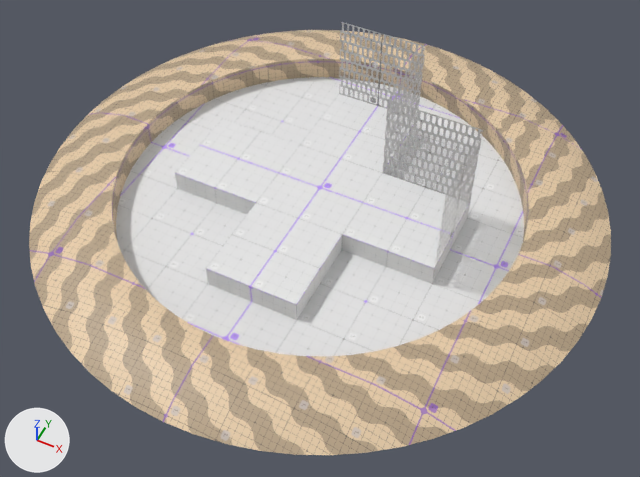
One commit to the Blender file Whitebox Startup.blend: the scene before it, then after it.
Camera for both pictures: a 50 mm camera at (5.98, -11.97, 13.34) aimed at (0.47, -0.95, -0.44). Every picture has the same lights, and +X, +Y and +Z are marked at lower left.

Objects in the first picture: 'Border', 'Floor'.
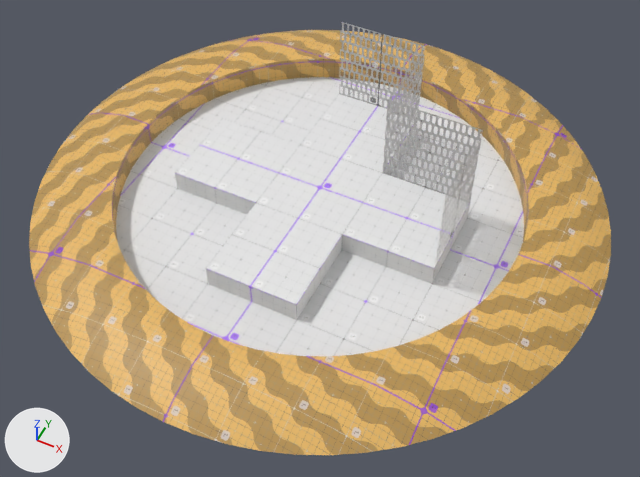
Where the change shows, as pixel boxes [x1, y1, x2, y2] in the pictures (640 x 477 px):
'Border', recoloured: [29, 30, 611, 455] in both

Edits to the bpy script that builds the scene:
```text
Change mat_sample_material_mixer:
    remove n2 = _N.new('ShaderNodeGroup'); n2.name = 'Group'
    remove n2.node_tree = ng_whitebox_grid_material_mixer
    remove n2.inputs[1].default_value = (0.33, 0.0311, 0.995, 1.0)  # 'Gridline Color', purple #9b31fe
    remove n2.inputs[2].default_value = (0.295, 0.268, 0.276, 1.0)  # 'Gridline Emission Color', grey #948d8f
    remove n2.inputs[3].default_value = 1.0  # 'Gridline Alpha'
    remove n2.inputs[4].default_value = 1.0  # 'Gridline Color Invert'
    remove n2.inputs[5].default_value = (1.0, 0.93, 0.951, 1.0)  # 'Unit Badge Color', white #fff7f9
    remove n2.inputs[6].default_value = (0.0246, 0.0246, 0.0246, 1.0)  # 'Unit Badge Emission Color', black #2b2b2b
    remove n2.inputs[7].default_value = 1.0  # 'Unit Badge Alpha'
    remove n2.inputs[8].default_value = 0.0  # 'Unit Badge Color Invert'
    remove n2.inputs[9].default_value = (0.104, 0.104, 0.104, 1.0)  # 'Grid Color', dark grey #5b5b5b
    remove n2.inputs[10].default_value = (0.0349, 0.0349, 0.0349, 1.0)  # 'Grid Emission Color', black #343434
    remove n2.inputs[11].default_value = 1.0  # 'Grid Alpha'
    remove n2.inputs[12].default_value = 0.598  # 'Grid Color Invert'
    where n7 = _N.new('ShaderNodeMix'); n7.name = 'Mix.001'
    add n7.inputs[0].default_value = 0.85  # 'Factor'
    add n2 = _N.new('ShaderNodeGroup'); n2.name = 'Group'
    add n2.node_tree = ng_whitebox_grid_material_mixer
    add n2.inputs[1].default_value = (0.33, 0.0311, 0.995, 1.0)  # 'Gridline Color', purple #9b31fe
    add n2.inputs[2].default_value = (0.295, 0.268, 0.276, 1.0)  # 'Gridline Emission Color', grey #948d8f
    add n2.inputs[3].default_value = 1.0  # 'Gridline Alpha'
    add n2.inputs[4].default_value = 1.0  # 'Gridline Color Invert'
    add n2.inputs[5].default_value = (1.0, 0.93, 0.951, 1.0)  # 'Unit Badge Color', white #fff7f9
    add n2.inputs[6].default_value = (0.0246, 0.0246, 0.0246, 1.0)  # 'Unit Badge Emission Color', black #2b2b2b
    add n2.inputs[7].default_value = 1.0  # 'Unit Badge Alpha'
    add n2.inputs[8].default_value = 0.0  # 'Unit Badge Color Invert'
    add n2.inputs[9].default_value = (1.0, 1.0, 1.0, 1.0)  # 'Grid Color', white #ffffff
    add n2.inputs[10].default_value = (0.0854, 0.0854, 0.0854, 1.0)  # 'Grid Emission Color', dark grey #525252
    add n2.inputs[11].default_value = 1.0  # 'Grid Alpha'
    add n2.inputs[12].default_value = 1.0  # 'Grid Color Invert'
```
